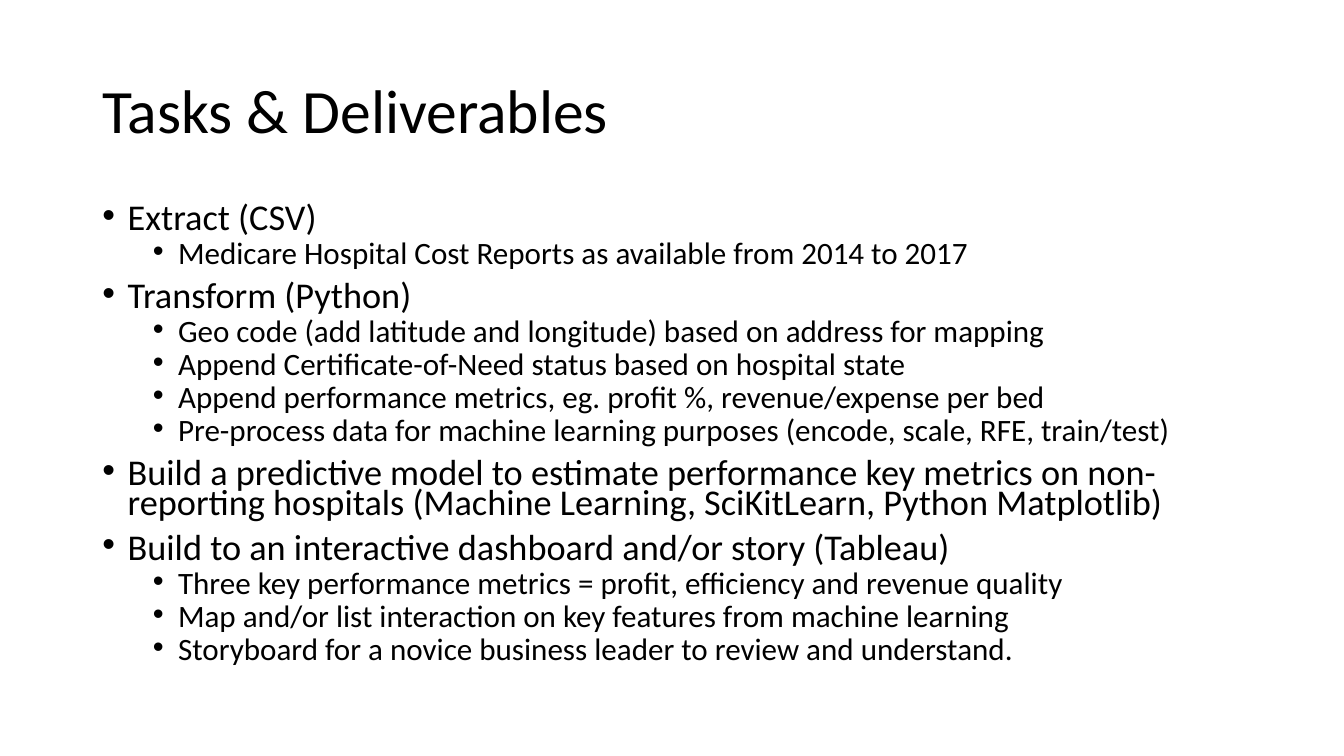
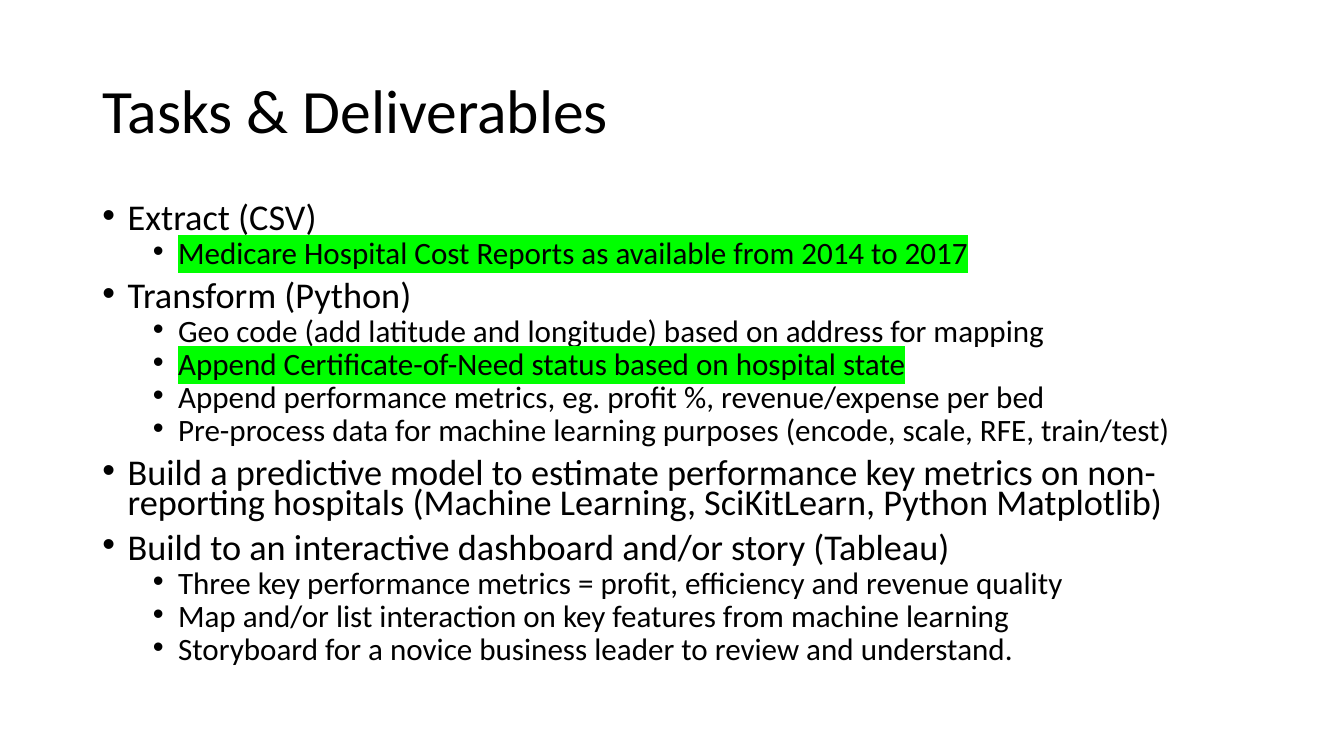
Before and after one commit to rodgerskent/profitableHospital-project, a slide deck: slide 3 of profitableHospital_initialPitchbook.pptx. Drawn at 1344x756 pixels with LibreOffice and Linux fonts; fonts in the diff are those of the drawing. Boxes give left, top, right and bottom in pixels: in the first picture for what was removed or moved away, otherwise in the second. Text is boxed around its words. In the diff, an @@ line names an element or a change of style, - is before the commit and + after.

```diff
--- a/profitableHospital_initialPitchbook.pptx
+++ b/profitableHospital_initialPitchbook.pptx
@@ text at bbox=[178, 242, 968, 380]: highlight none to #00FF00 in "Medicare Hospital Cost Reports as available from ...", "Append Certificate-of-Need status based on hospital state" @@
```
Also in this commit, not shown: 4 other files.
